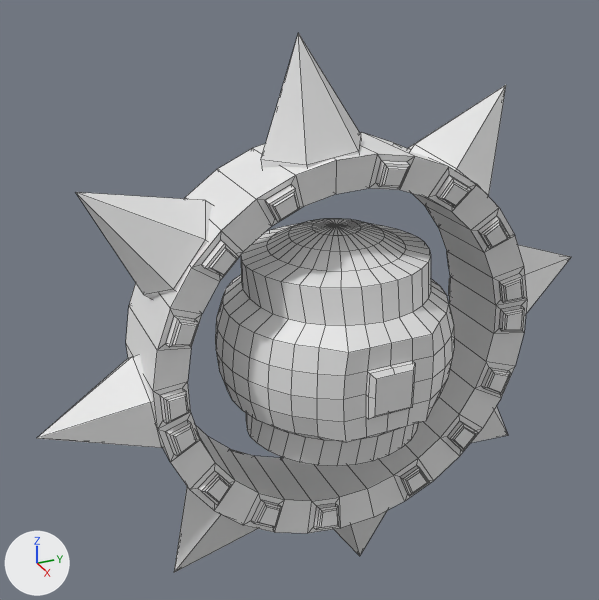
An edit to the FBX model Assets/Models/Enemy/SpikeBall/SpikeBall.fbx, drawn before and after from the same camera.
Camera for both pictures: a camera (50 mm lens) standing at (2.57, -1.3, 1.47) and looking at (-0.11, -0.1, 0.13). The axes (+X, +Y, +Z) are drawn at lower left. The lights are the same throughout. Mesh edges are drawn as thin lines. Where no turn or scale is listed for an object, it has been applied to the vertices. Vertices at the same position are counted once.

Objects in the first picture: 'Core', 'SpikeWheel', 'SpikeWheel_1'.
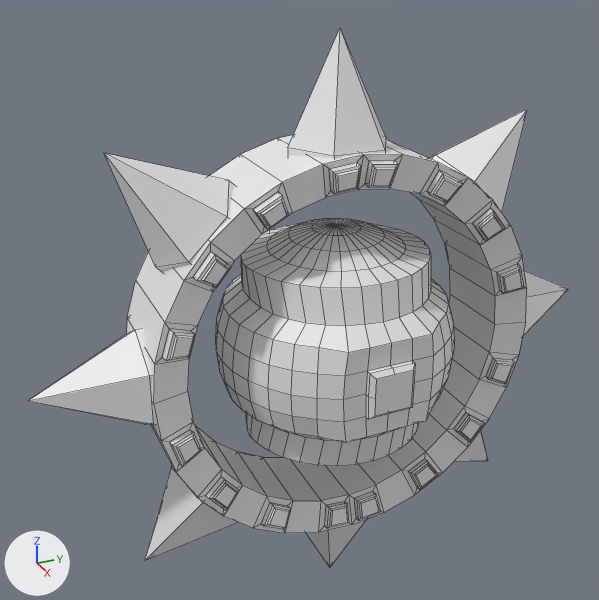
Where the newer file only moved an object's origin or applied its transform, the numbers keep the older frame.

What differs and where, as boxes [x1, y1, x2, y2] in the pictures (599 x 600 px):
'SpikeWheel_1', reshaped
    before: [126, 132, 527, 533]
    after: [127, 135, 527, 533]
'SpikeWheel', turned
    before: [36, 33, 571, 572]
    after: [27, 28, 569, 568]

What the commit changed:
me_circle_002 has 640 vertices, 640 faces and spans x -0.22..0.22, y -0.77..0.77, z -0.77..0.77.
me_circle_002 is used by ob_spikewheel_1; location (0.0, 0.0, 0.0).
me_circle_002 part 1: 640 vertices removed from x -0.22..0.22, y -0.77..0.77, z -0.77..0.77; 640 vertices added at x -0.22..0.22, y -0.77..0.77, z -0.77..0.77.
Object 'SpikeWheel' (ob_spikewheel) turns from (-82, 0, 0) to (-180, 0, 0) degrees about x, y and z.
